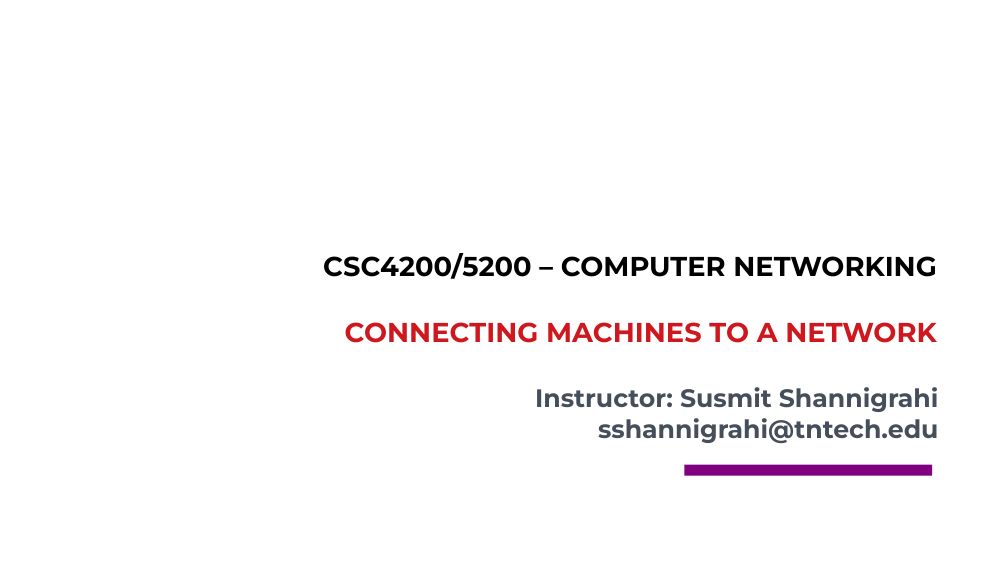
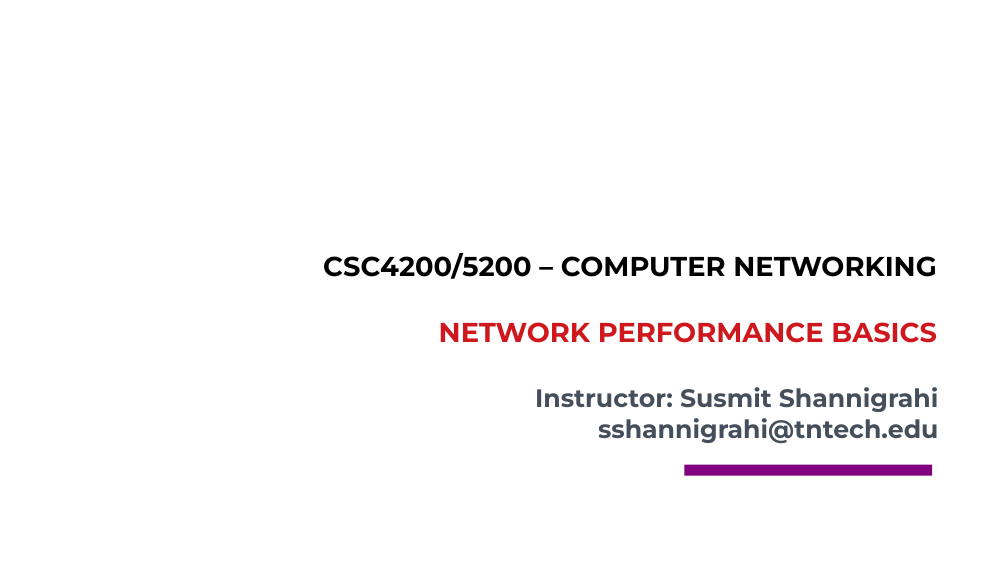
Before and after one commit to csc4200/csc4200.github.io, a slide deck: slide 1 of docs/lectures_source/class_slides-3.odp. Drawn at 1008x567 pixels with LibreOffice and Linux fonts; fonts in the diff are those of the drawing; background and template pictures are left out. Boxes give left, top, right and bottom in pixels: in the first picture for what was removed or moved away, otherwise in the second. Text is boxed around its words. In the diff, an @@ line names an element or a change of style, - is before the commit and + after.

```diff
--- a/docs/lectures_source/class_slides-3.odp
+++ b/docs/lectures_source/class_slides-3.odp
@@ text at (439,322,937,343): text changed @@
-CONNECTING MACHINES TO A NETWORK
+NETWORK PERFORMANCE BASICS
```
Also in this commit, not shown: 1 other slide changed, 13 slides added, 23 slides removed, 10 other files.
